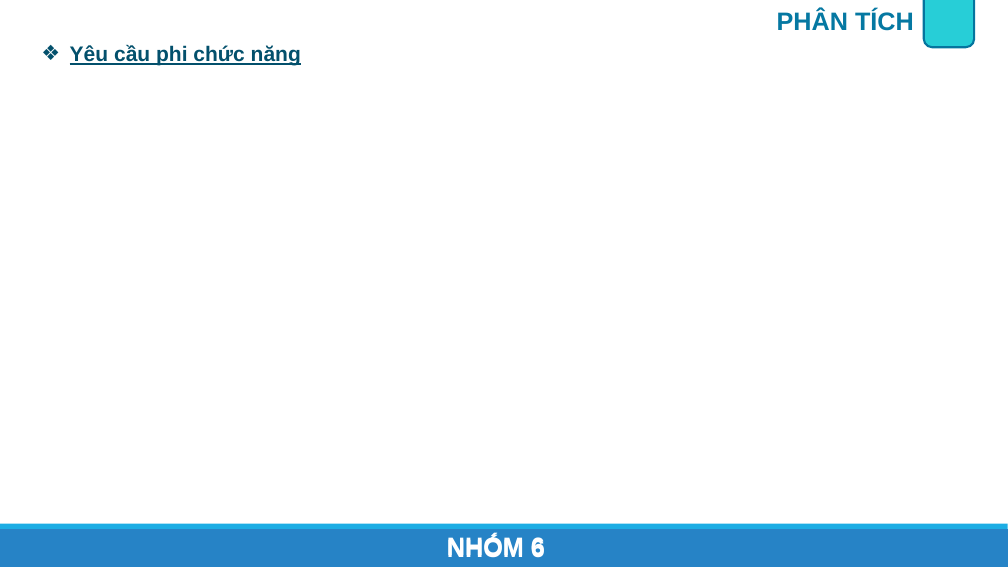
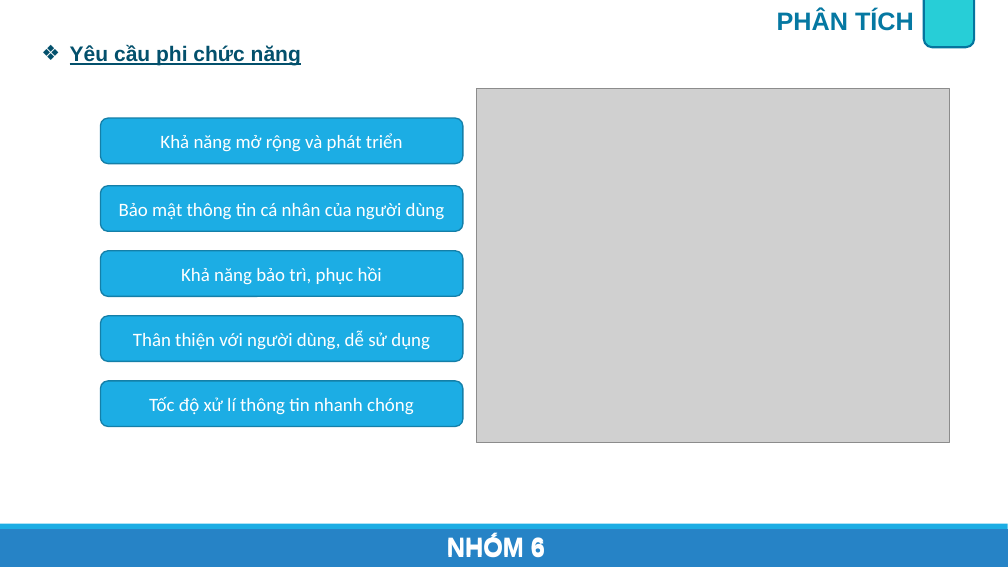
Before and after one commit to onebabyq/ung-dung-quan-li-tin-nhan-congnghemoi, a slide deck: slide 7 of Slide_BaoCao/AppChat_Nhom6.pptx (slide 8 before the commit). Drawn at 1008x567 pixels with LibreOffice and Linux fonts; fonts in the diff are those of the drawing; grey boxes stand for pictures. Boxes give left, top, right and bottom in pixels: in the first picture for what was removed or moved away, otherwise in the second. Text is boxed around its words. In the diff, an @@ line names an element or a change of style, - is before the commit and + after.

```diff
--- a/Slide_BaoCao/AppChat_Nhom6.pptx
+++ b/Slide_BaoCao/AppChat_Nhom6.pptx
@@ picture added at box(476, 88, 949, 443) @@
@@ rounded rectangle added at box(101, 118, 463, 163), fill #1CADE4, outline #1580A9 1.25 pt, 18 pt, text #FFFFFF @@
+Khả năng mở rộng và phát triển
@@ rounded rectangle added at box(101, 186, 463, 231), fill #1CADE4, outline #1580A9 1.25 pt, 18 pt, text #FFFFFF @@
+Bảo mật thông tin cá nhân của người dùng
@@ rounded rectangle added at box(101, 251, 463, 296), fill #1CADE4, outline #1580A9 1.25 pt, 18 pt, text #FFFFFF @@
+Khả năng bảo trì, phục hồi
@@ rounded rectangle added at box(101, 316, 463, 361), fill #1CADE4, outline #1580A9 1.25 pt, 18 pt, text #FFFFFF @@
+Thân thiện với người dùng, dễ sử dụng
@@ rounded rectangle added at box(101, 381, 463, 426), fill #1CADE4, outline #1580A9 1.25 pt, 18 pt, text #FFFFFF @@
+Tốc độ xử lí thông tin nhanh chóng
```
Also in this commit, not shown: 7 other slides changed, 2 slides added, 3 slides removed.
